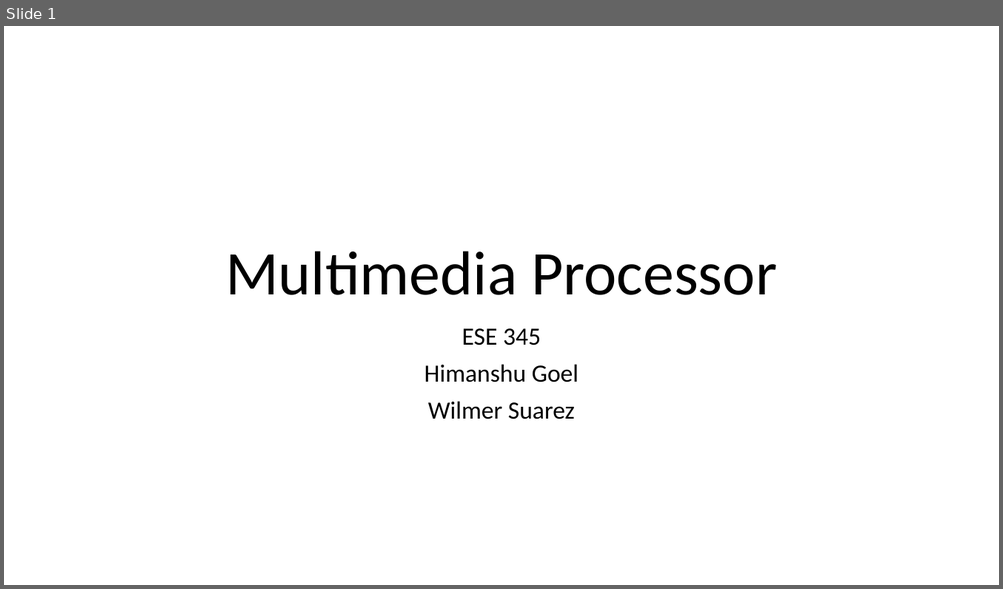
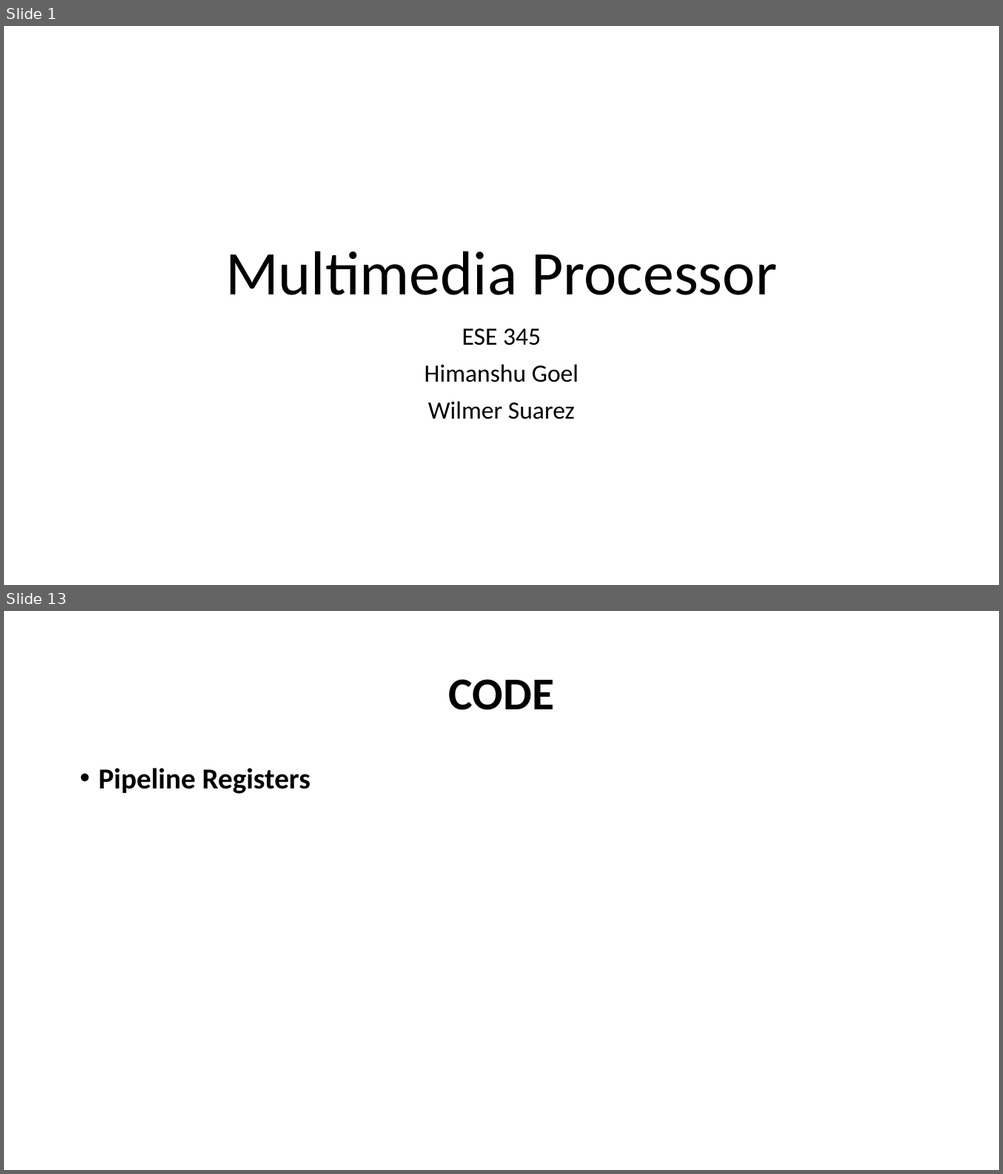
Before and after one commit to WilmerSuarez/Multimedia_Processor_ESE345, a slide deck: Report___Presentation/Presentation.pptx. Shown one above the other, each under a label of ours: slide 1 before the commit, slides 1 and 13 after it; the slides between them are not shown. The pictures are 1003x589 and 1003x1174 pixels, drawn with LibreOffice and Linux fonts; fonts in the diff are those of the drawing. Boxes give left, top, right and bottom in pixels: in the first picture for what was removed or moved away, otherwise in the second. Text is boxed around its words. In the diff, an @@ line names an element or a change of style, - is before the commit and + after.

```diff
--- a/Report___Presentation/Presentation.pptx
+++ b/Report___Presentation/Presentation.pptx
@@ slide 13 added at [4,611,999,1170], background #FFFFFF @@
@@ title added at [449,679,555,710], 44 pt, text #000000, bold @@
+CODE
@@ text added at [99,768,310,794], 28 pt, text #000000, bold @@
+• Pipeline Registers
```
Also in this commit, not shown: 14 other slides added, 1 slide removed, 13 other files.
